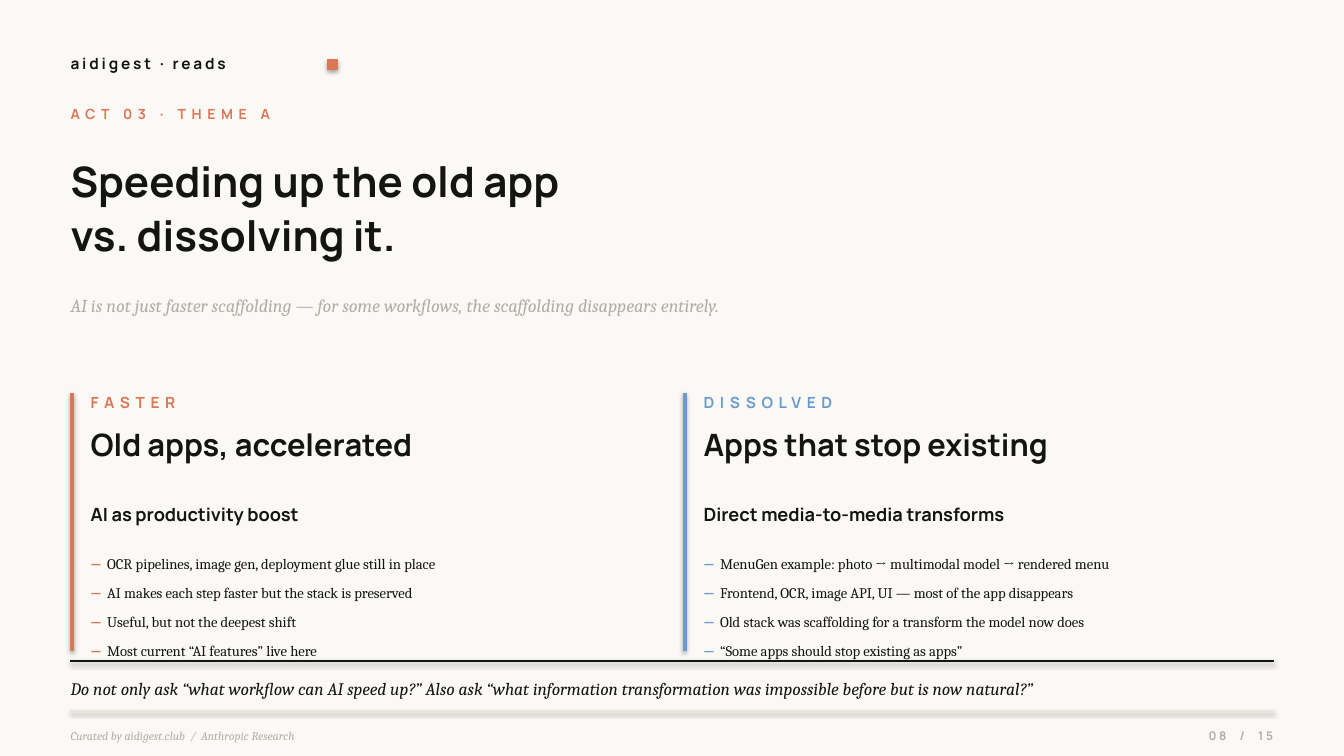
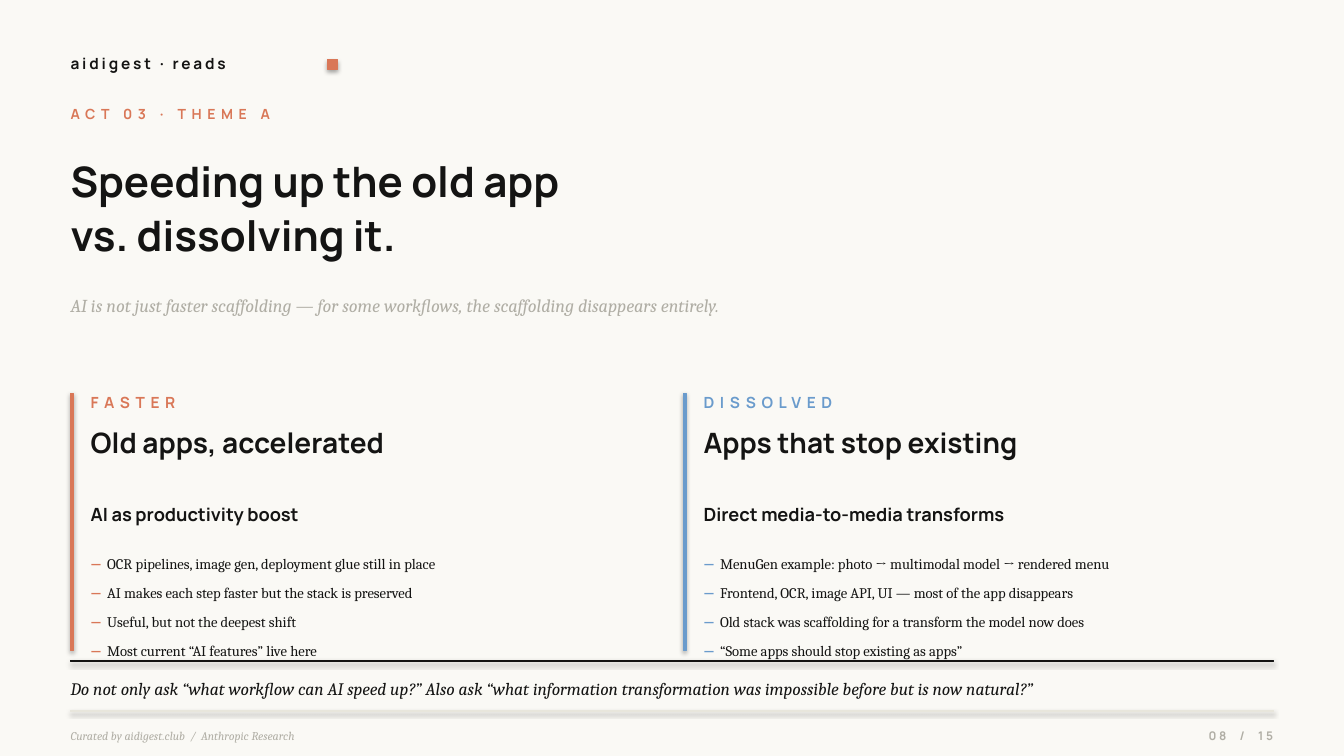
Before and after one commit to dongbocui-maker/ai-daily, a slide deck: slide 8 of public/decks/karpathy-sequoia-ascent-2026.pptx. Drawn at 1344x756 pixels with LibreOffice and Linux fonts; fonts in the diff are those of the drawing. Boxes give left, top, right and bottom in pixels: in the first picture for what was removed or moved away, otherwise in the second. Text is boxed around its words. In the diff, an @@ line names an element or a change of style, - is before the commit and + after.

Commit message:
feat(reads-ppt): parallel-element uniform sizing across all builders
User feedback: sibling elements at the same hierarchy level should share
ONE font size — not each shrink independently. Otherwise stat_grid ends
up with mixed sizes like '3.0' at 48pt next to 'Dec 2025' at 30pt, which
breaks visual hierarchy.

New rule (applied to all parallel-structure builders):
  pick the SMALLEST size needed across the whole group → apply to all

Affected:
- stat_grid       : 4 values share one size (via _group_value_size)
- two_column      : 2 column values share one size (_TWO_COL_VALUE_TABLE)
- insight_pair    : 2 card headers share one size (_INSIGHT_HEADER_TABLE)
- action_list     : 5 action headers share one size (_ACTION_HEADER_TABLE)
- synthesis       : 3 pillar headers share one size (_SYNTHESIS_HEADER_TABLE)

Karpathy P4 stat_grid: now uniform 30pt across [3.0, Dec 2025, 4×, 10x+]
81K P4 stat_grid: now uniform 26pt across [5.1/7, 1 in 5, 3×, 48%/40%]
All 4 columns now sit on a single line — pixel-verified.

```diff
--- a/public/decks/karpathy-sequoia-ascent-2026.pptx
+++ b/public/decks/karpathy-sequoia-ascent-2026.pptx
@@ text "Old apps, accelerated" at <box>91,432,384,460</box>: size 22 to 20 pt @@
@@ text "Apps that stop existing" at <box>704,432,1018,460</box>: size 22 to 20 pt @@
```
Also in this commit, not shown: 3 other slides changed, 9 other files.
